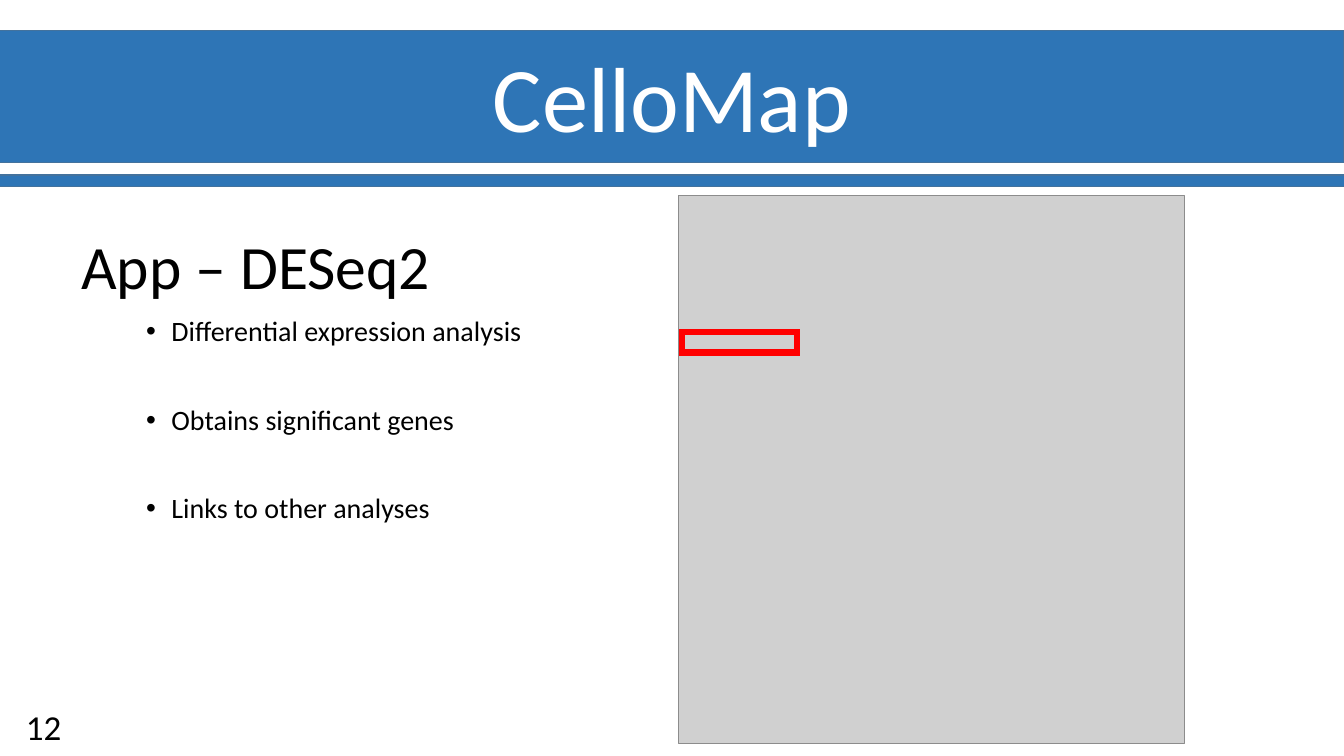
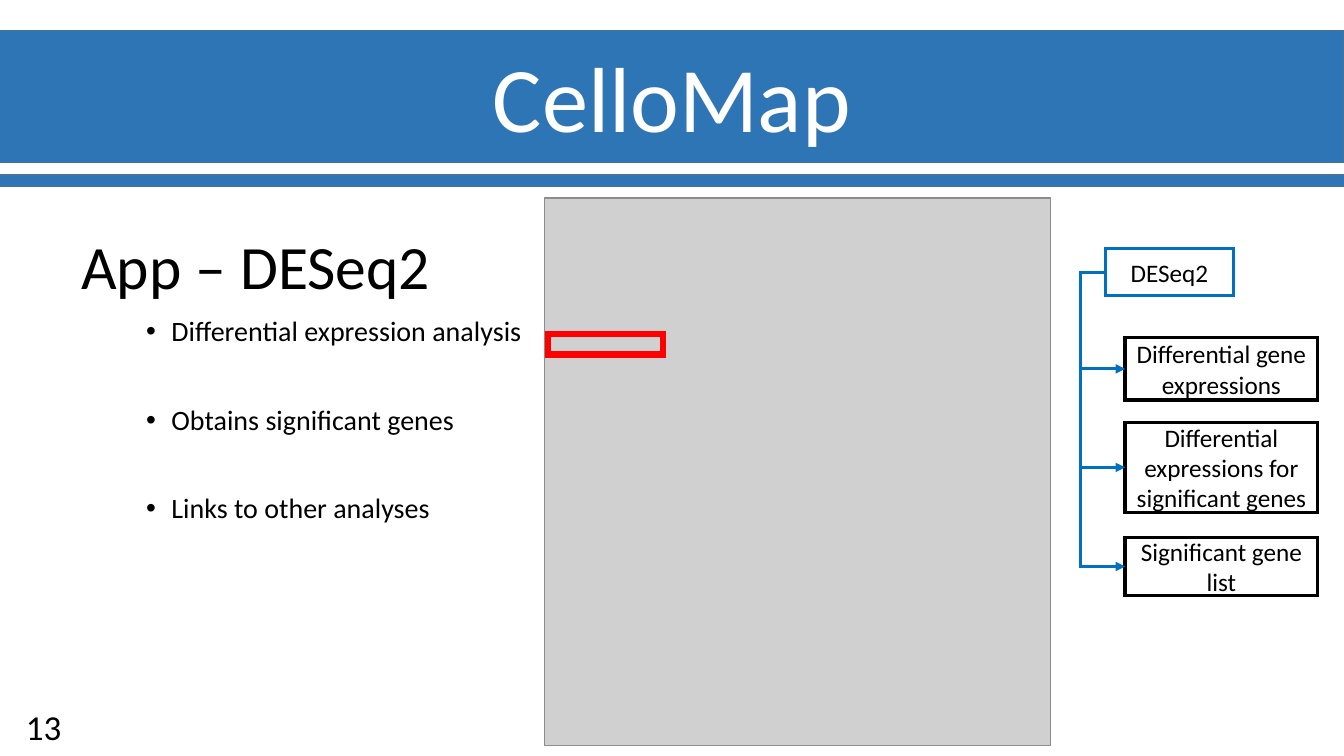
Before and after one commit to Ylefol/projet-INSERM_V5, a slide deck: slide 14 of Slides/Soutenance_Final.pptx (slide 13 before the commit). Drawn at 1344x756 pixels with LibreOffice and Linux fonts; fonts in the diff are those of the drawing; grey boxes stand for pictures; background and template pictures are left out. Boxes give left, top, right and bottom in pixels: in the first picture for what was removed or moved away, otherwise in the second. Text is boxed around its words. In the diff, an @@ line names an element or a change of style, - is before the commit and + after.

Commit message:
More work  on presentation

```diff
--- a/Slides/Soutenance_Final.pptx
+++ b/Slides/Soutenance_Final.pptx
@@ picture moved from (x1=679, y1=196, x2=1185, y2=743) to (x1=545, y1=198, x2=1052, y2=745) @@
@@ rectangle added at (x1=1106, y1=249, x2=1234, y2=296), outline #0070C0 2.25 pt, 18 pt, text #000000 @@
+DESeq2
@@ elbow arrow added from (1106, 272) to (1125, 369), #0070C0 2.25 pt @@
@@ elbow arrow added from (1106, 272) to (1125, 468), #0070C0 2.25 pt @@
@@ elbow arrow added from (1106, 272) to (1125, 567), #0070C0 2.25 pt @@
@@ rectangle moved from (x1=682, y1=332, x2=797, y2=352) to (x1=548, y1=334, x2=663, y2=354) @@
@@ rectangle added at (x1=1125, y1=338, x2=1318, y2=400), outline #000000 2.25 pt, 18 pt, text #000000 @@
+Differential gene expressions
@@ rectangle added at (x1=1125, y1=422, x2=1318, y2=513), outline #000000 2.25 pt, 18 pt, text #000000 @@
+Differential expressions for significant genes
@@ rectangle added at (x1=1125, y1=537, x2=1318, y2=596), outline #000000 2.25 pt, 18 pt, text #000000 @@
+Significant gene list
@@ page number at (x1=26, y1=717, x2=61, y2=741): text changed @@
-12
+13
```
Also in this commit, not shown: 2 other slides changed.
